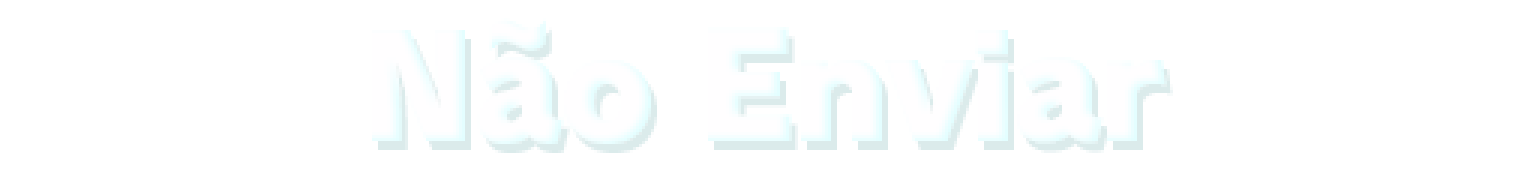
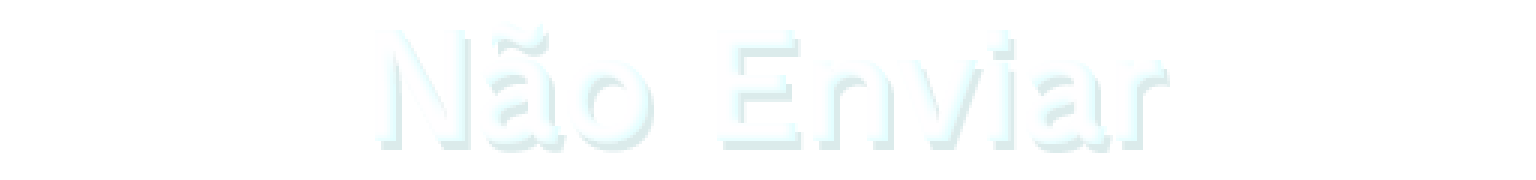
Revision of a layered w=1536, h=180 image; what changed, layer by layer:
added layer "Não Enviar V2" above "Do Not Upload V2" over [375, 21, 1164, 144]
hid "Não Enviar" over [372, 18, 1167, 144]
